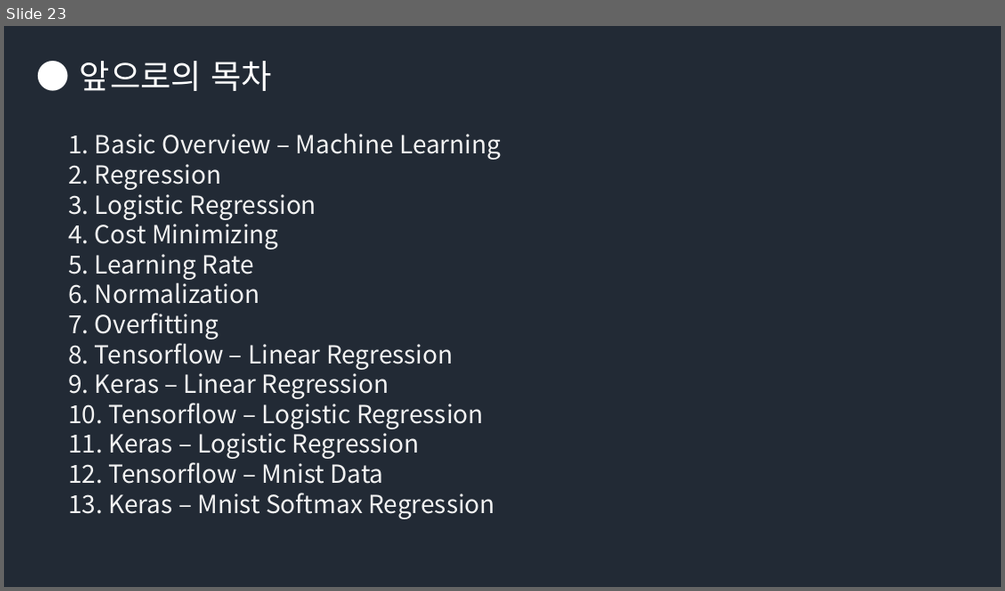
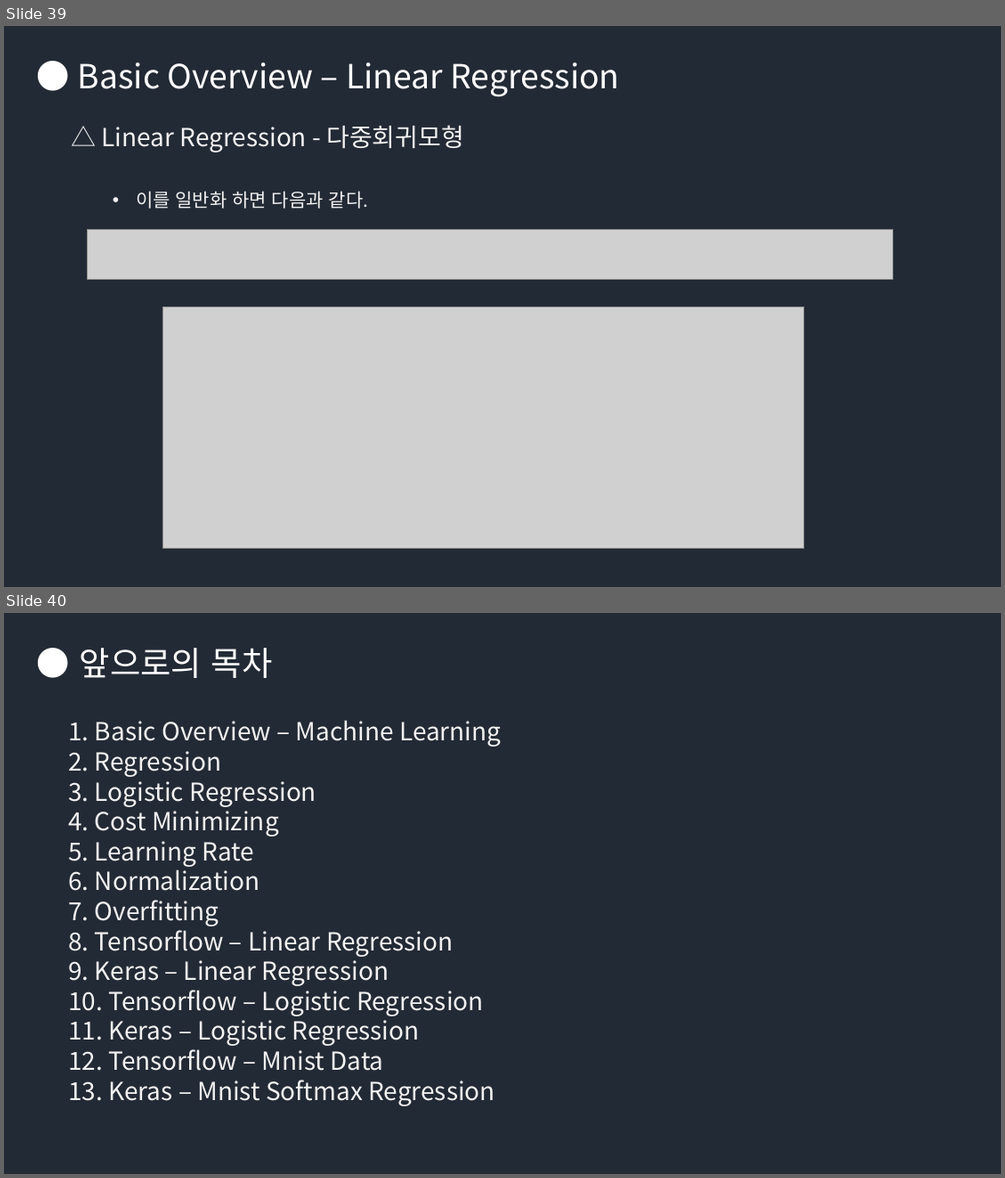
Before and after one commit to Groot-Space/Groot-space.github.io, a slide deck: assets/images/AI/데이터분석, 머신러닝, 딥러닝, AI.pptx. Shown one above the other, each under a label of ours: slide 23 before the commit, slides 39 and 40 after it. The pictures are 1005x591 and 1005x1178 pixels, drawn with LibreOffice and Linux fonts; fonts in the diff are those of the drawing; grey boxes stand for pictures. Boxes give left, top, right and bottom in pixels: in the first picture for what was removed or moved away, otherwise in the second. Text is boxed around its words. In the diff, an @@ line names an element or a change of style, - is before the commit and + after.

```diff
--- a/assets/images/AI/데이터분석, 머신러닝, 딥러닝, AI.pptx
+++ b/assets/images/AI/데이터분석, 머신러닝, 딥러닝, AI.pptx
@@ slide 39 added at bbox=[4, 26, 1001, 587], background #222A35 @@
@@ text added at bbox=[78, 62, 620, 97], 32 pt, text #FFFFFF @@
+● Basic Overview – Linear Regression
@@ text added at bbox=[102, 125, 464, 152], 24 pt, text #F2F2F2 @@
+△ Linear Regression - 다중회귀모형
@@ text added at bbox=[136, 191, 369, 208], 18 pt, text #F2F2F2 @@
+• 이를 일반화 하면 다음과 같다.
@@ picture added at bbox=[87, 230, 893, 279] @@
@@ picture added at bbox=[163, 306, 804, 548] @@
@@ what was slide 23 is now slide 40 @@
```
Also in this commit, not shown: 3 slides changed, 16 other slides added.
